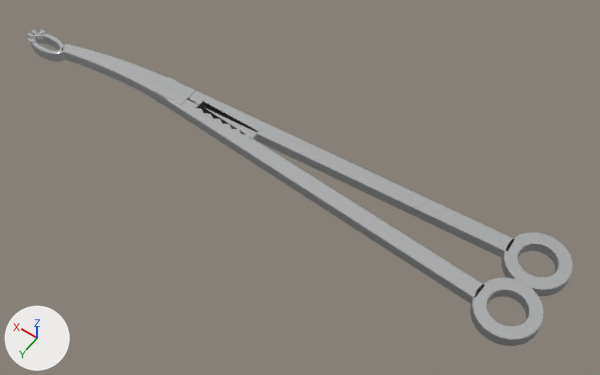
The glTF model simiq3d/models/glb/lahey_forceps.glb: old version first, new version second.
Both versions are drawn from a 50 mm camera at (-0.0843, 0.1043, 0.1547) aimed at (-0.0111, 0.0019, -0.0062). Arrows for +X, +Y and +Z are at lower left; the lights stay in place. The older version comes first. Vertices at exactly the same position are counted once.

Names of what the first picture shows: 'lahey_forceps'.
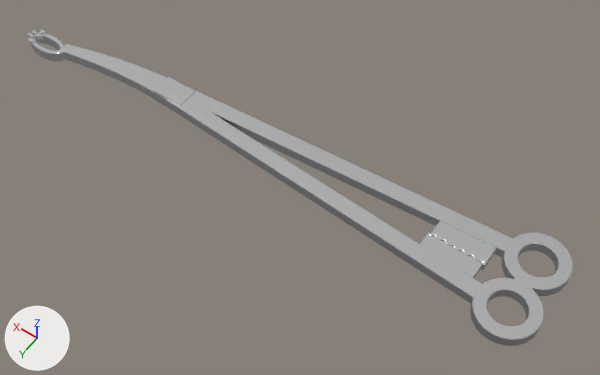
The newer file is also turned or shifted as a whole; pictures and numbers use the older file's frame.

The change in detail:
me_lahey_forceps is used by ob_lahey_forceps; location (0.0, 0.0, 0.0).
me_lahey_forceps had 934 vertices, 1832 faces and spanned x -0.076..0.076, y -0.015..0.015, z -0.002..0.002.
me_lahey_forceps now has 1024 vertices, 2008 faces and spans x -0.076..0.076, y -0.015..0.015, z -0.002..0.002.
me_lahey_forceps part 1: the loose piece of 90 vertices spanning x 0.004..0.022, y -0.002..0.002, z -0.002..0.001 is scaled about its middle by (0.778, 1.67, 0.7), then moved by (-0.065, -0.002, 0.0).
me_lahey_forceps part 2: the loose piece of 90 vertices spanning x 0.004..0.022, y -0.002..0.002, z -0.002..0.001 is copied, and the copy is scaled about its middle by (0.778, -1.66, 0.62), then moved by (-0.065, 0.002, 0.0); it spans x -0.059..-0.045, y -0.001..0.006, z -0.001..0.001.
Other edits to the shape of me_lahey_forceps do not show in these pictures.

Changed parts and their boxes (x1, y1, x2, y2) in the pictures (600 x 375 px; the box of a moved part takes in the faces that stretch with it):
part 1 of me_lahey_forceps, moved or reshaped
    before: (197, 101, 258, 141)
    after: (429, 221, 496, 270)
part 2 of me_lahey_forceps, added
    after: (420, 231, 483, 278)
